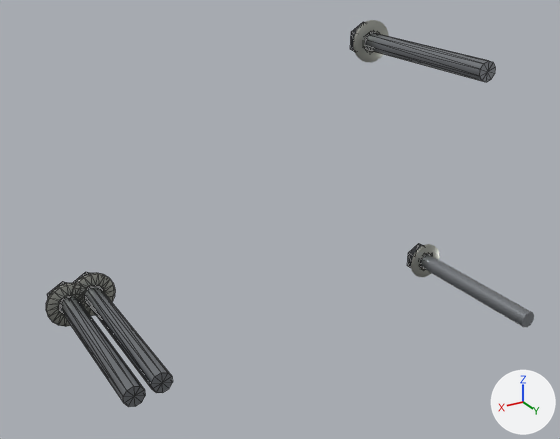
An edit to the glTF model public/parts/rail-bolts-right.glb, drawn before and after from the same camera.
Before and after are seen from a camera (50 mm lens) standing at (327.5, -57.5, 65.0) and looking at (214.3, -246.1, -29.3). The lights are fixed; the arrows at lower right show +X, +Y and +Z. The picture after the commit comes second. Mesh edges are drawn as thin lines on the coarser meshes.
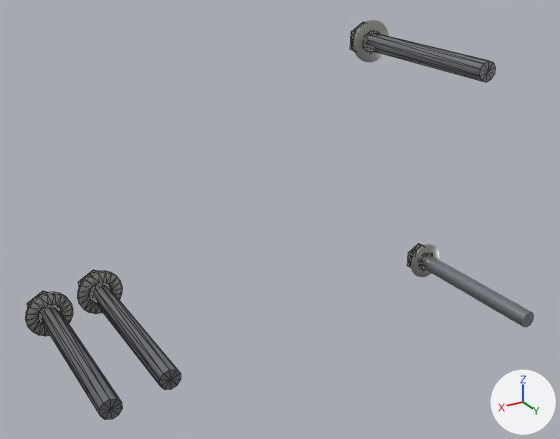
The edits, one by one:
Object 'Mesh_0.002' (ob_mesh_0_002) moves from (268.5, -267.4, -50.21) to (266.2, -267.4, -50.08).
Object 'Mesh_0.003' (ob_mesh_0_003) moves from (276.0, -267.4, -51.59) to (282.2, -267.4, -53.04).
Object 'Mesh_1.002' (ob_mesh_1_002) moves from (268.5, -270.1, -50.21) to (266.2, -270.1, -50.08).
Object 'Mesh_1.003' (ob_mesh_1_003) moves from (276.0, -270.1, -51.59) to (282.2, -270.1, -53.04).
Object 'Mesh_2.002' (ob_mesh_2_002) moves from (268.5, -240.2, -50.21) to (266.2, -240.2, -50.08).
Object 'Mesh_2.003' (ob_mesh_2_003) moves from (276.0, -240.2, -51.59) to (282.2, -240.2, -53.04).

Where the change shows, as pixel boxes (x1, y1, x2, y2) in the pictures (560 x 439 px):
'Mesh_2.003', moved: before (60, 297, 145, 407); after (40, 306, 122, 420)
'Mesh_2.002', moved: before (84, 287, 173, 393); after (91, 285, 181, 390)
'Mesh_0.003', moved: before (46, 283, 90, 326); after (25, 292, 73, 336)
'Mesh_0.002', moved: before (70, 273, 115, 316); after (77, 271, 122, 314)
'Mesh_1.003', moved (mostly hidden): before (47, 281, 70, 313); after (27, 291, 60, 322)
'Mesh_1.002', moved (mostly hidden): before (73, 272, 103, 291); after (78, 270, 110, 301)
